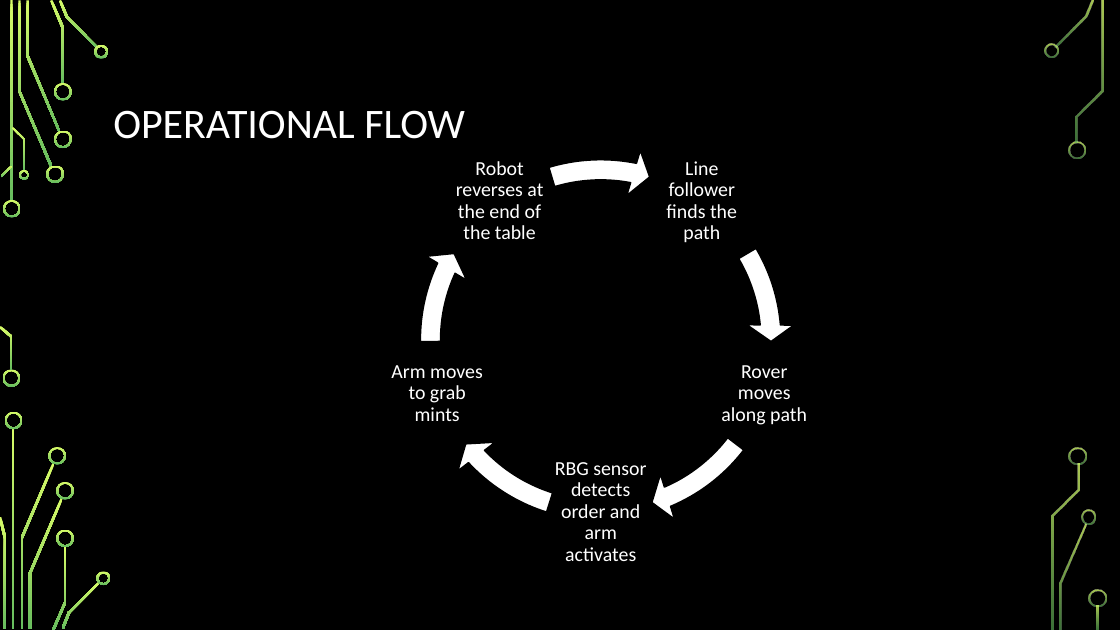
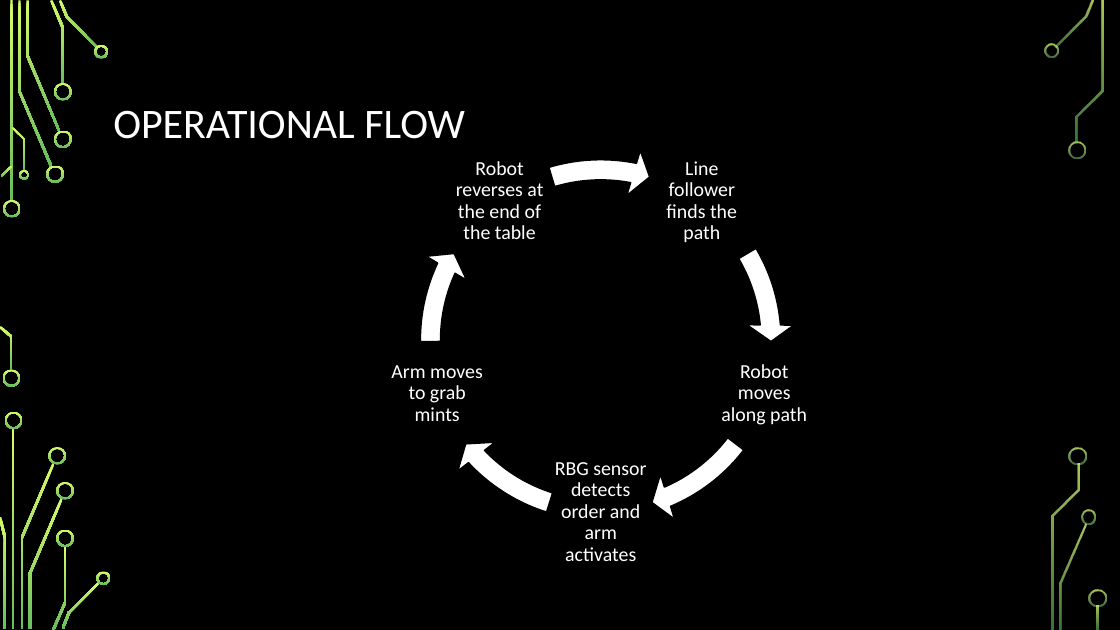
Before and after one commit to bwwagner/SP17-barbot, a slide deck: slide 6 of Presentation/conference-presentation.pptx (slide 5 before the commit). Drawn at 1120x630 pixels with LibreOffice and Linux fonts; fonts in the diff are those of the drawing; background and template pictures are left out. Boxes give left, top, right and bottom in pixels: in the first picture for what was removed or moved away, otherwise in the second. Text is boxed around its words. In the diff, an @@ line names an element or a change of style, - is before the commit and + after.

```diff
--- a/Presentation/conference-presentation.pptx
+++ b/Presentation/conference-presentation.pptx
@@ text at bbox=[721, 364, 807, 425]: text changed @@
-Rover moves along path
+Robot moves along path
```
Also in this commit, not shown: 3 other slides changed, 1 other file.
